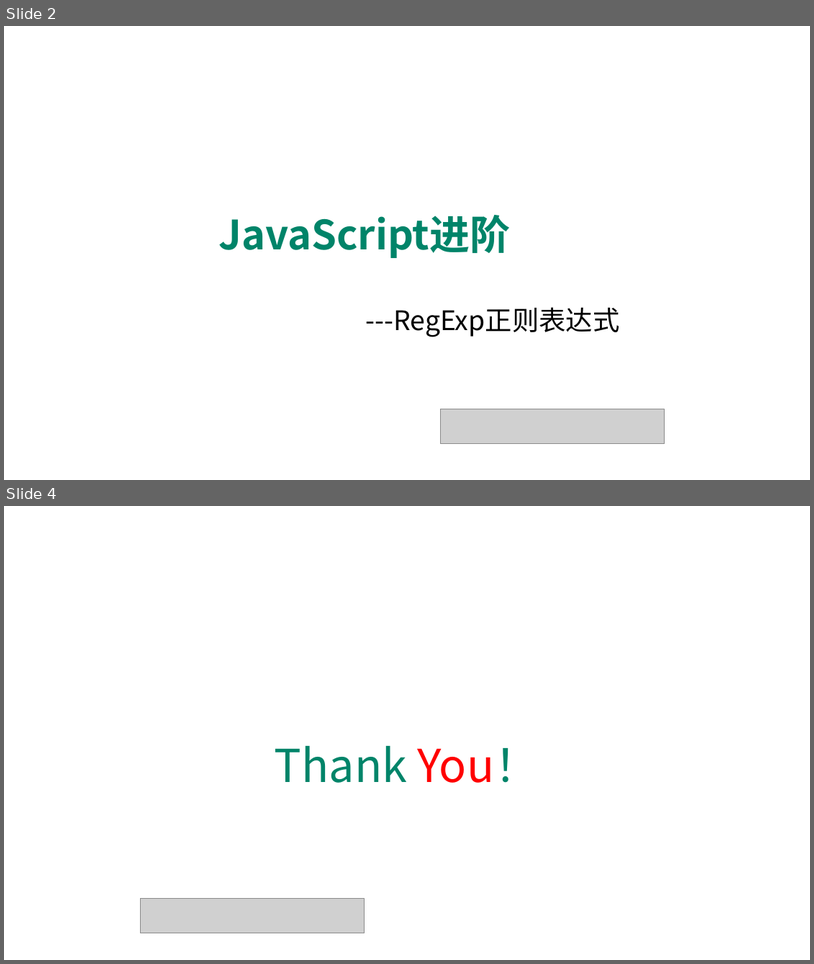
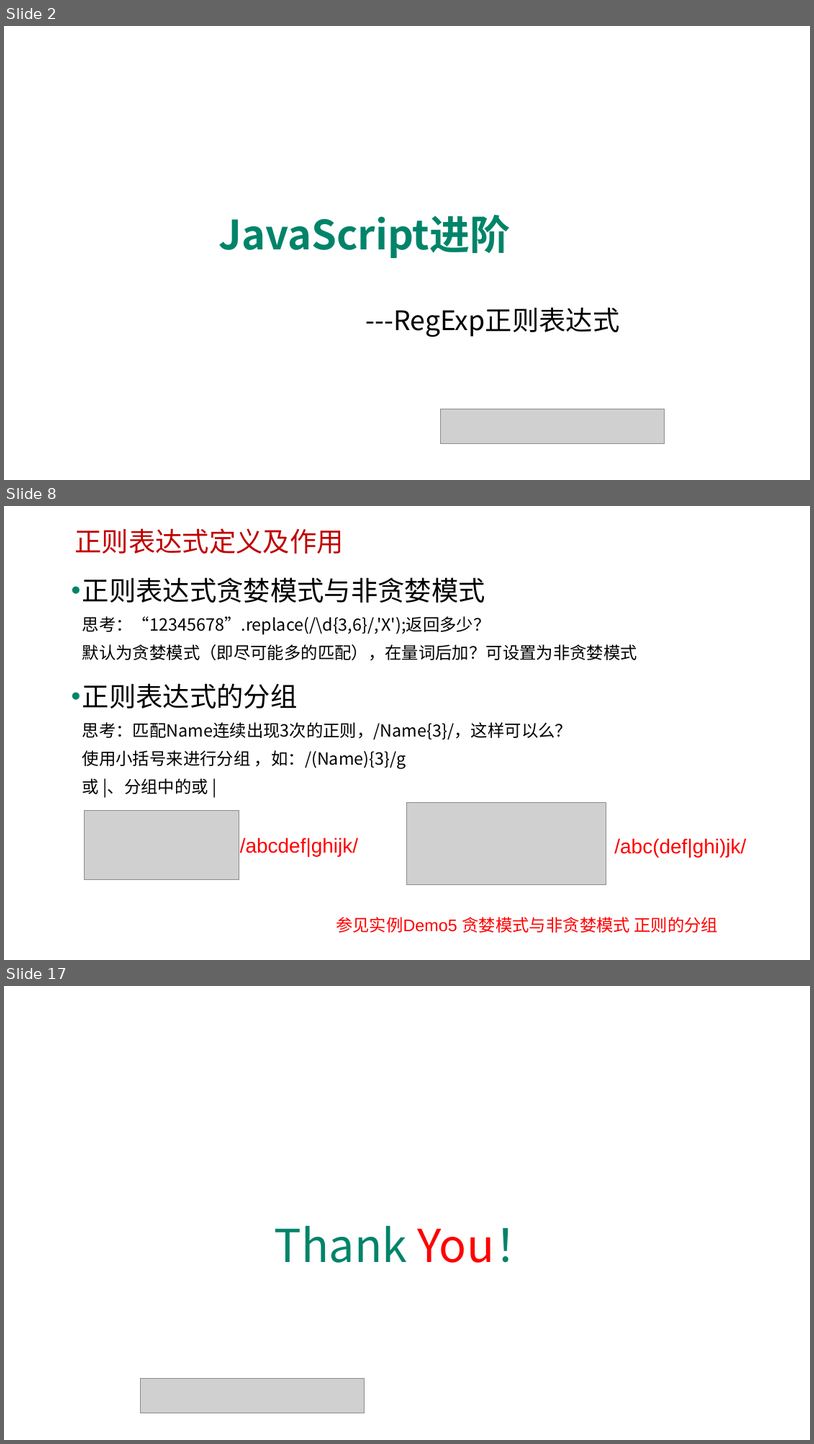
Before and after one commit to edu2act/course-javascript-advanced, a slide deck: 课程PPT/10.JavaScript标准内置对象-构造器（RegExp、Error）.pptx. Shown one above the other, each under a label of ours: slides 2 and 4 before the commit, slides 2, 8 and 17 after it; the slides between them are not shown. The pictures are 814x964 and 814x1444 pixels, drawn with LibreOffice and Linux fonts; fonts in the diff are those of the drawing; grey boxes stand for pictures; background and template pictures are left out. Boxes give left, top, right and bottom in pixels: in the first picture for what was removed or moved away, otherwise in the second. Text is boxed around its words. In the diff, an @@ line names an element or a change of style, - is before the commit and + after.

```diff
--- a/课程PPT/10.JavaScript标准内置对象-构造器（RegExp、Error）.pptx
+++ b/课程PPT/10.JavaScript标准内置对象-构造器（RegExp、Error）.pptx
@@ slide 8 added at box(4, 506, 810, 960), background picture (left out) @@
@@ text added at box(75, 528, 343, 554), 32 pt, text #C00000 @@
+正则表达式定义及作用
@@ text added at box(82, 577, 638, 797), 20 pt, text #000000 @@
+• 正则表达式贪婪模式与非贪婪模式
+  思考：“12345678”.replace(/\d{3,6}/,'X');返回多少？
+  默认为贪婪模式（即尽可能多的匹配），在量词后加？可设置为非贪婪模式
+• 正则表达式的分组
+  思考：匹配Name连续出现3次的正则，/Name{3}/，这样可以么？
+  使用小括号来进行分组 ，如：/(Name){3}/g
+  或 |、分组中的或 |
@@ picture added at box(407, 803, 606, 884) @@
@@ picture added at box(85, 811, 239, 880) @@
@@ text added at box(240, 837, 358, 856), 24 pt, text #FF0000 @@
+/abcdef|ghijk/
@@ text added at box(615, 838, 746, 857), 24 pt, text #FF0000 @@
+/abc(def|ghi)jk/
@@ text added at box(336, 916, 718, 932), 20 pt, text #FF0000 @@
+参见实例Demo5 贪婪模式与非贪婪模式 正则的分组
@@ what was slide 4 is now slide 17 @@
```
Also in this commit, not shown: 2 slides changed, 12 other slides added, 12 slides removed, 15 other files.
